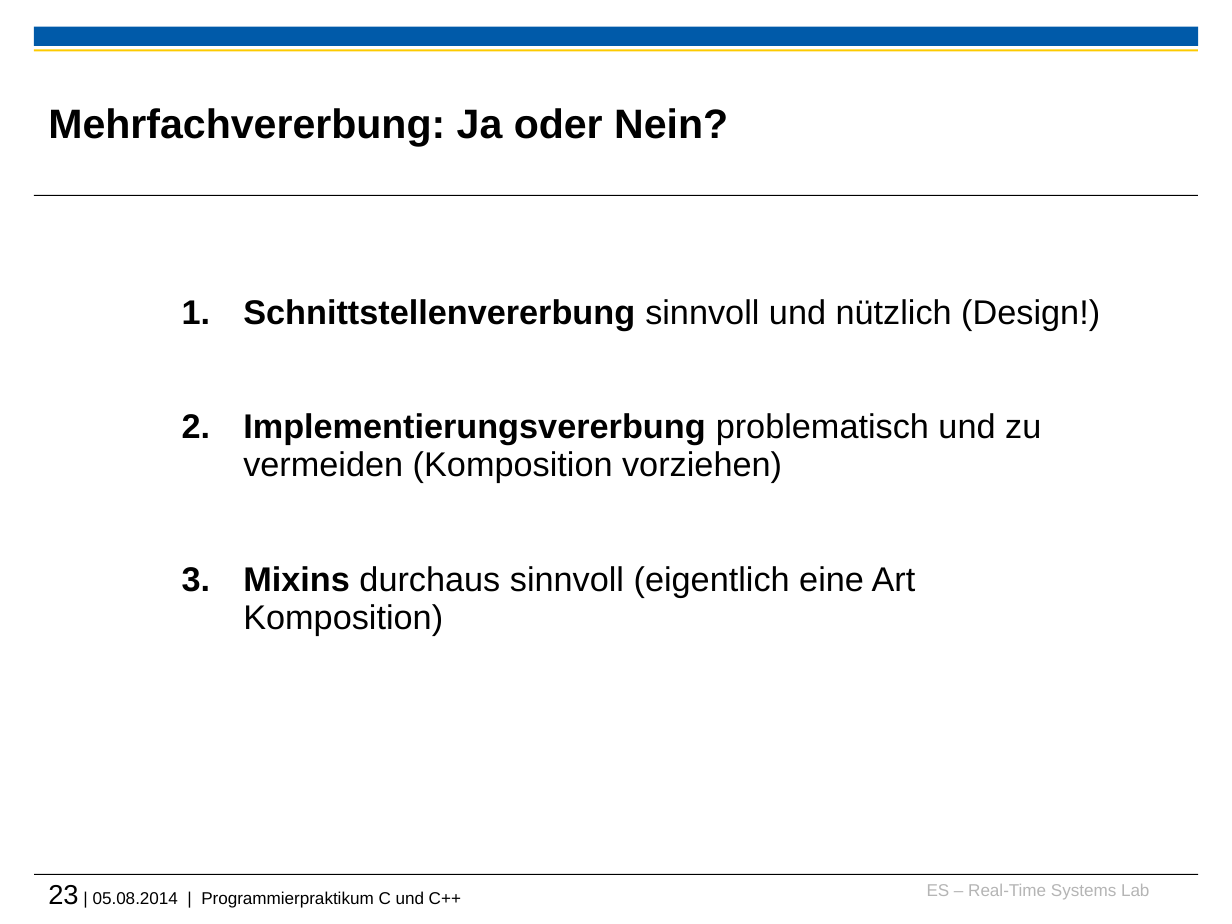
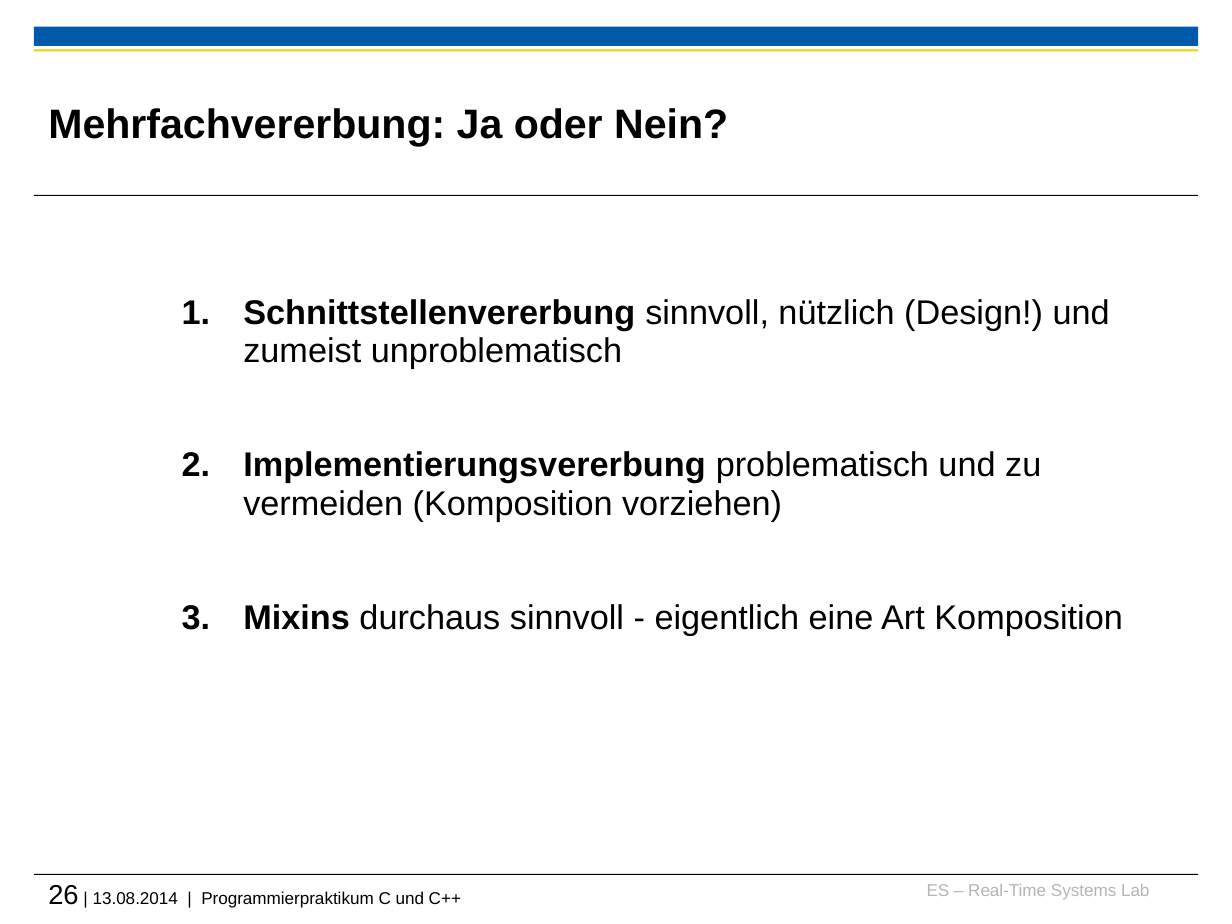
Before and after one commit to h82k/tud-cppp, a slide deck: slide 26 of Vorlesung/4 Fortgeschrittene Themen.pptx (slide 23 before the commit). Drawn at 1232x924 pixels with LibreOffice and Linux fonts; fonts in the diff are those of the drawing; background and template pictures are left out. Boxes give left, top, right and bottom in pixels: in the first picture for what was removed or moved away, otherwise in the second. Text is boxed around its words. In the diff, an @@ line names an element or a change of style, - is before the commit and + after.

```diff
--- a/Vorlesung/4 Fortgeschrittene Themen.pptx
+++ b/Vorlesung/4 Fortgeschrittene Themen.pptx
@@ text at (243, 299, 1110, 368): text changed @@
-1. Schnittstellenvererbung sinnvoll und nützlich (Design!)
+1. Schnittstellenvererbung sinnvoll, nützlich (Design!) und zumeist unproblematisch
@@ text at (243, 604, 1122, 636): text changed @@
-3. Mixins durchaus sinnvoll (eigentlich eine Art Komposition)
+3. Mixins durchaus sinnvoll - eigentlich eine Art Komposition
@@ text at (48, 885, 461, 908): text changed @@
-23 | 05.08.2014 | Programmierpraktikum C und C++
+26 | 13.08.2014 | Programmierpraktikum C und C++
```
Also in this commit, not shown: 33 other slides changed, 12 slides added, 4 other files.
